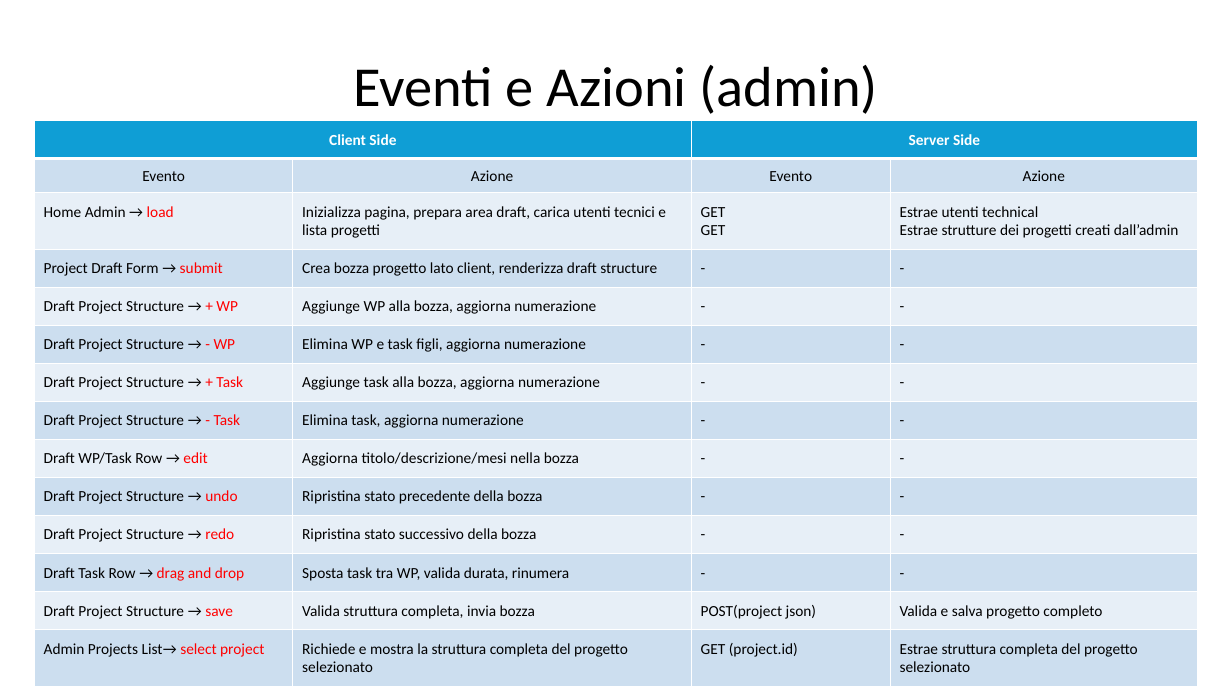
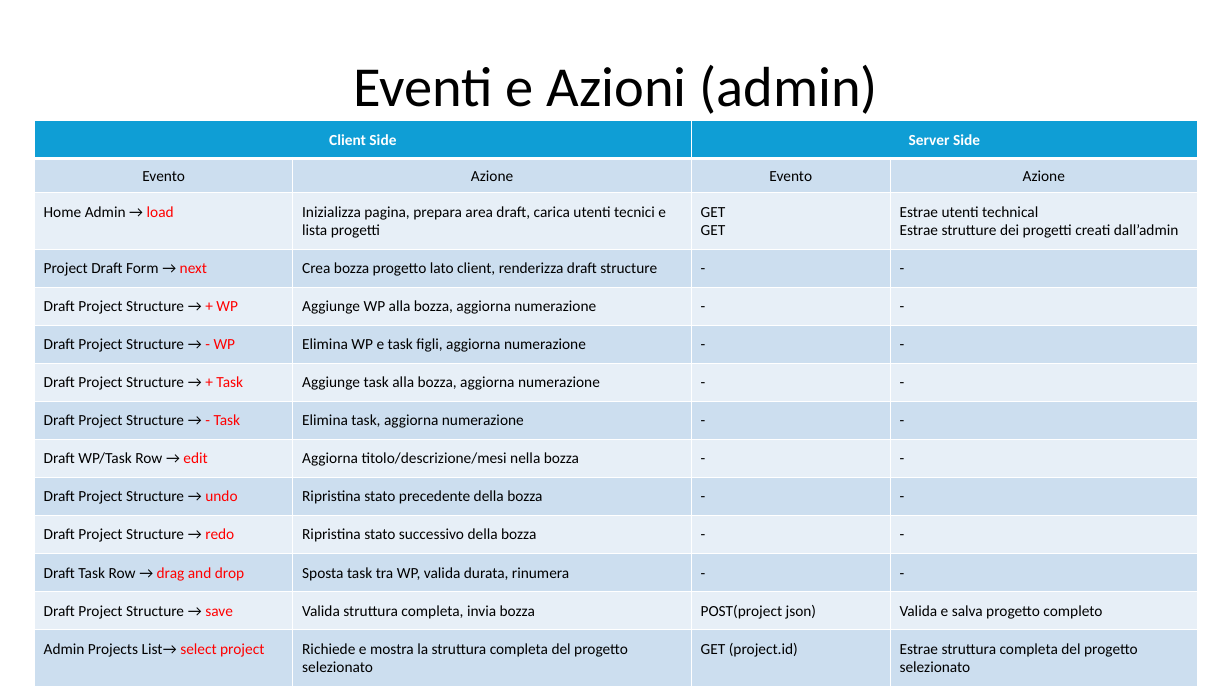
Before and after one commit to gilbertobrambilla/tiw-2026-html, a slide deck: slide 44 of docs/TIW_documentazione.pptx (slide 41 before the commit). Drawn at 1232x693 pixels with LibreOffice and Linux fonts; fonts in the diff are those of the drawing. Boxes give left, top, right and bottom in pixels: in the first picture for what was removed or moved away, otherwise in the second. Text is boxed around its words. In the diff, an @@ line names an element or a change of style, - is before the commit and + after.

```diff
--- a/docs/TIW_documentazione.pptx
+++ b/docs/TIW_documentazione.pptx
@@ table at <box>34,121,1197,683</box> @@
-row 4, column 1: Project Draft Form → submit
+row 4, column 1: Project Draft Form → next
```
Also in this commit, not shown: 3 other slides changed, 4 slides added, 1 slide removed, 1 other file.
